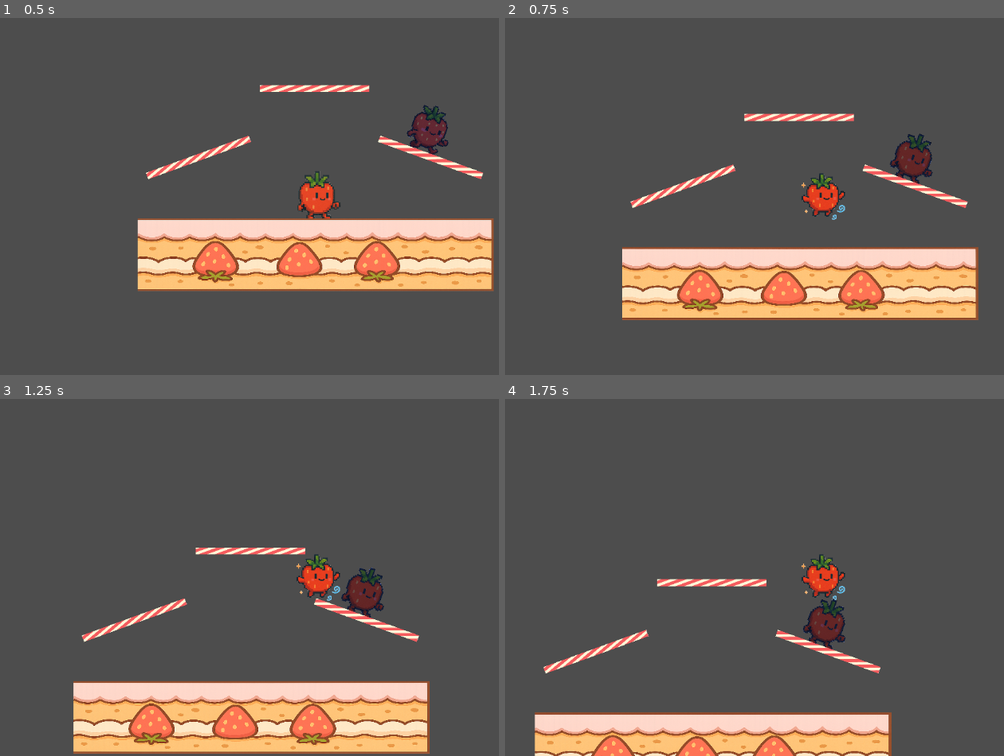
Above: before the commit, frames 1-4 (two rows, left to right).
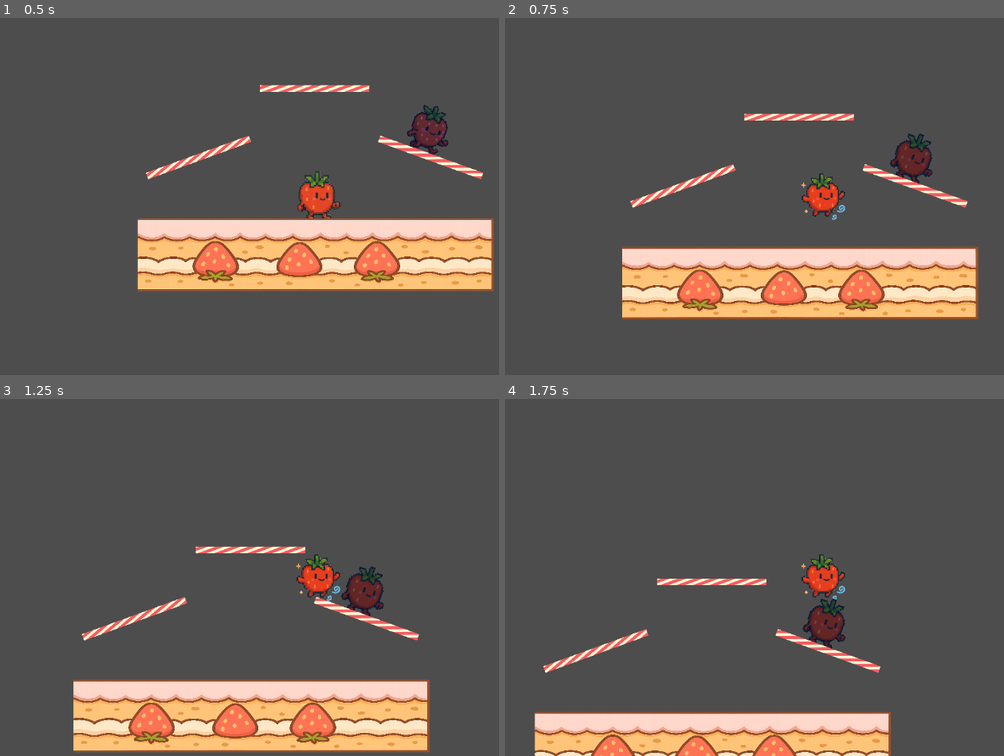
Above: after the commit, the same moments.

Repository: ktarrant/shortcake
Game: Godot game, scene res://scenes/main/Main.tscn
Same seed, same stepped clock (60 frames per second), same inputs: the game is played once before the commit and once after it.
Inputs:
- Up to frame 1 (0.5 s): no input
- Up to frame 2 (0.75 s): hold Right (move_right) from 0.53 s (still down); hold Up (jump) from 0.53 s (still down)
- Up to frame 3 (1.25 s): keep holding Right (move_right); keep holding Up (jump)
- Up to frame 4 (1.75 s): keep holding Right (move_right); release Up (jump) at 1.28 s; tap D (attack) at 1.35 s; tap Up (jump) at 1.52, 1.55 s

Frame 1 is identical in both runs. In frame 2, 2.3% of the frame differs, in the area x 23-95%, y 26-85%; in frame 3, 6.0%, in the area x 14-87%, y 41-100%; in frame 4, 2.7%.

Commit message:
fix animation stutter in knockback

Diff:
--- a/scripts/Player.gd
+++ b/scripts/Player.gd
@@ -97,16 +97,15 @@
 		if is_on_floor() and get_floor_normal().y < -0.7 and not dropped_through_platform:
 			set_collision_mask_value(one_way_platform_layer, false)
 			dropped_through_platform = true
-			base_velocity.y = fast_fall_burst
-			can_fast_fall = false
+			can_fast_fall = true
 		elif not is_on_floor() and can_fast_fall:
-			base_velocity.y = fast_fall_burst
+			base_velocity.y += fast_fall_burst
 			can_fast_fall = false
 
 	# Jump
 	if Input.is_action_just_pressed("jump") and jump_count < max_jumps:
 		if is_on_floor():
-			base_velocity = get_floor_normal().normalized() * jump_force
+			base_velocity += get_floor_normal().normalized() * jump_force
 		else:
 			base_velocity += Vector2(0, -1) * jump_force
 		jump_count += 1
@@ -124,8 +123,14 @@
 		perform_attack(direction)
 
 func apply_physics(delta):
-	if not is_on_floor():
+	# Only align base_velocity with floor tangent if grounded and not jumping up
+	if is_on_floor() and base_velocity.y >= 0:
+		var floor_normal = get_floor_normal().normalized()
+		var floor_tangent = Vector2(-floor_normal.y, floor_normal.x).normalized()
+		base_velocity = base_velocity.project(floor_tangent)
+	else:
 		base_velocity.y += gravity * delta
+
 	base_velocity.y = clamp(base_velocity.y, -INF, 1200)
 
 	# Basic ground friction to remove residual knockback
